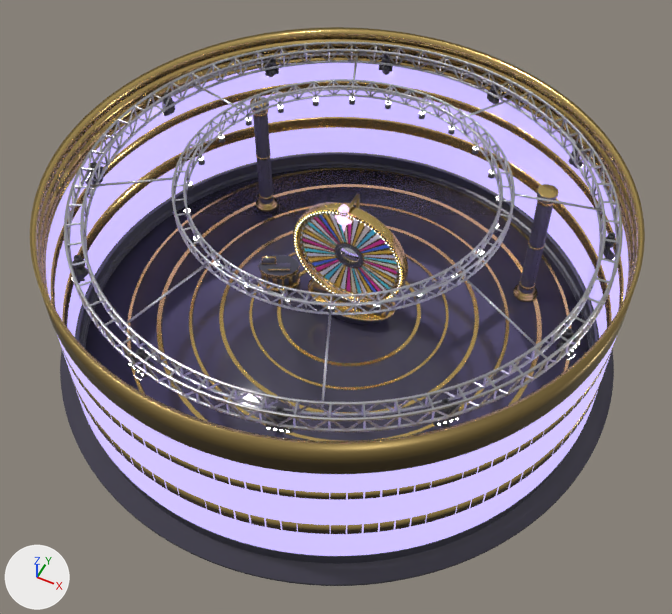
One commit to the Blender file unity/blender-assets/wheel_stage.blend: the scene before it, then after it.
Camera for both pictures: a 50 mm camera at (11.9, -24.0, 31.3) aimed at (0.5, -1.2, 2.9). The lights are fixed; the arrows at lower left show +X, +Y and +Z. The older version comes first.

Names of what the first picture shows: 'Floor_Disc', 'Floor_Rings', 'Podium_Riser', 'Truss_Brace', 'Truss_Brace_Inner', 'Truss_Ring', 'Truss_Ring_Inner', 'Wall_Band_Mid', 'Wall_Band_Up', 'Wall_Fascia', 'Wall_Plinth', 'Wall_Screen', 'Wheel_Rim' and 104 more.
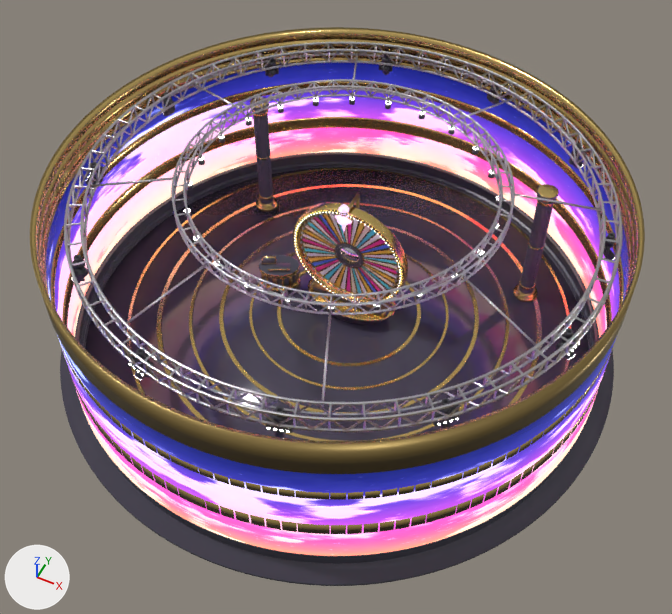
Where the change shows, as pixel boxes (x1, y1, x2, y2) in the pictures (672 x 614 px):
'Wall_Screen', surface changed
    both: (46, 63, 629, 556)

The change, as a list of edits to the scene's bpy script:
```text
Add img_t_ledwall_sky:
    img_t_ledwall_sky = load_image('T_LEDWall_Sky', '../GameShow_v3/Assets/Art/Textures/T_LEDWall_Sky.png', 4096, 1024, 'sRGB')
Change mat_mat_led_screen:
    where n0 = _N.new('ShaderNodeBsdfPrincipled'); n0.name = 'Principled BSDF'
    remove n0.inputs[0].default_value = (0.35, 0.3, 0.6, 1.0)  # 'Base Color', blue #a095cb
    remove n0.inputs[27].default_value = (0.35, 0.3, 0.6, 1.0)  # 'Emission Color', blue #a095cb
    add n2 = _N.new('ShaderNodeUVMap'); n2.name = 'UV Map'
    add n2.uv_map = 'UVMap'
    add n3 = _N.new('ShaderNodeTexImage'); n3.name = 'Image Texture'
    add n3.image = img_t_ledwall_sky
    add _L.new(n2.outputs[0], n3.inputs[0])  # 'UV' to 'Vector'
    add _L.new(n3.outputs[0], n0.inputs[0])  # 'Color' to 'Base Color'
    add _L.new(n3.outputs[0], n0.inputs[27])  # 'Color' to 'Emission Color'
Change me_wall_screen:
    where me_wall_screen.from_pydata(...)  # 1024 vertices, 1024 faces; spans x -11.3..11.3, y -11.3..11.3, z 0.8..6.3
    used by ob_wall_screen; location = (0.0, 0.0, 0.0)
    me_wall_screen part 1: texture (UV) coordinates of 1024 of 1024 faces, centred in x -11.3..11.3, y -11.3..11.3, z 0.8..6.3, changed; they spanned u 0.0..1.0, v 0.0..1.0 and now span u 0.01..1.01, v 0.0..1.0
```
